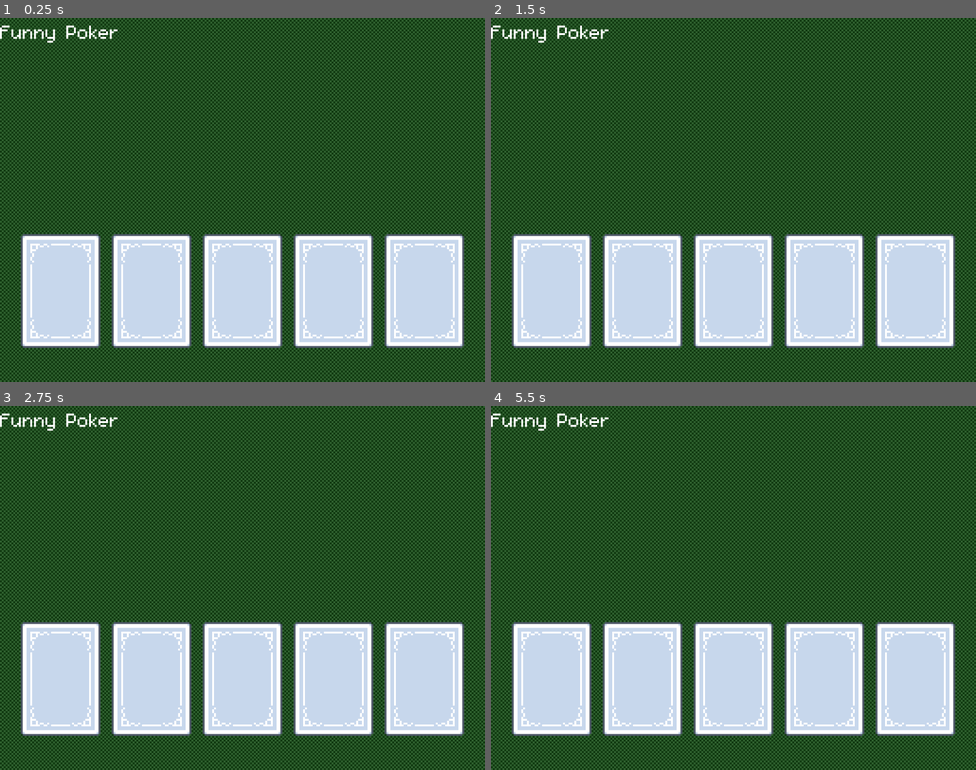
Above: before the commit, frames 1-4 (two rows, left to right).
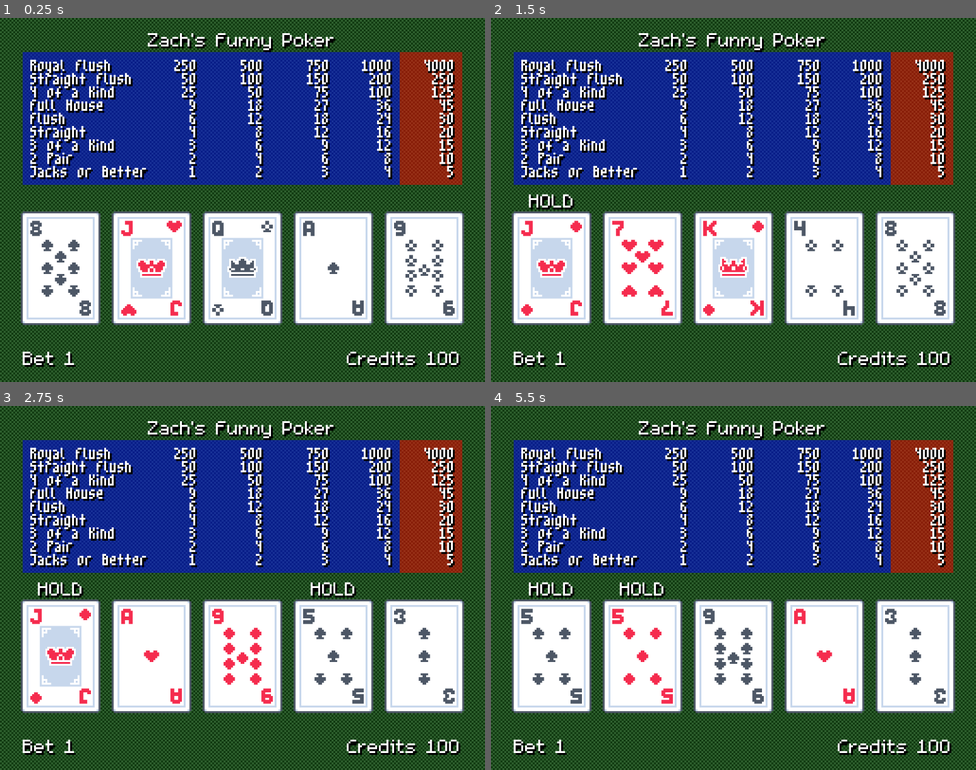
Above: after the commit, the same moments.

Repository: ZombieNW/PokerMachine
Game: Godot game, scene res://scenes/default.tscn
Two runs of this game, one before a commit and one after it. Both use one fixed random seed, a clock stepped at 60 frames per second and the inputs below.
Inputs:
- Up to frame 1 (0.25 s): no input
- Up to frame 2 (1.5 s): tap Enter (ui_accept) at 0.5, 0.77, 1.07 s; hold 1 (hold_1, bound only after the commit) 0.53-1.28 s; tap 2 (hold_2, bound only after the commit) at 0.8, 1.35 s
- Up to frame 3 (2.75 s): tap Enter (ui_accept) at 1.52, 1.82 s; tap 3 (hold_3, bound only after the commit) at 1.55 s; hold 3 (hold_3, bound only after the commit) from 2.03 s (still down); tap 4 (hold_4, bound only after the commit) at 2.3 s
- Up to frame 4 (5.5 s): tap Enter (ui_accept) at 2.75, 3.02, 3.32, 3.77, 3.8, 4.07, 4.35, 4.52, 4.82 s; release 3 (hold_3, bound only after the commit) at 2.78 s; tap 4 (hold_4, bound only after the commit) at 2.85 s; tap 5 (hold_5, bound only after the commit) at 3.05 s; hold 5 (hold_5, bound only after the commit) 3.53-4.28 s; tap 1 (hold_1, bound only after the commit) at 4.55 s; hold 1 (hold_1, bound only after the commit) from 5.03 s (still down); tap 2 (hold_2, bound only after the commit) at 5.3 s

The runs differ from the first frame. In frame 1, 58% of the frame differs, in the area x 0-96%, y 2-96%; in frame 2, 59%; in frame 3, 60%; in frame 4, 61%.
Error before the commit: Invalid type in function 'return_card' in base 'Node (deck.gd)'. Cannot convert argument 1 from Nil to String. (res://game/game_manager.gd:23)

Commit message:
Update Game Scene

Diff:
--- /dev/null
+++ b/assets/default.tres
@@ -0,0 +1,10 @@
+[gd_resource type="Theme" format=3 uid="uid://hn4y2jqemc3c"]
+
+[ext_resource type="FontFile" uid="uid://u4y1ab2wxs1d" path="res://assets/fonts/m5x7.ttf" id="1_c8gvj"]
+
+[resource]
+default_font = ExtResource("1_c8gvj")
+Label/colors/font_shadow_color = Color(0, 0, 0, 1)
+Label/constants/shadow_offset_x = 1
+Label/constants/shadow_offset_y = 1
+Label/constants/shadow_outline_size = 1
--- /dev/null
+++ b/assets/pricetables/blue_panel.tres
@@ -0,0 +1,4 @@
+[gd_resource type="StyleBoxFlat" format=3 uid="uid://bl6tb0bieynlp"]
+
+[resource]
+bg_color = Color(0, 0, 1, 0.5019608)
--- /dev/null
+++ b/assets/pricetables/red_panel.tres
@@ -0,0 +1,4 @@
+[gd_resource type="StyleBoxFlat" format=3 uid="uid://cd7dbc2w6wypx"]
+
+[resource]
+bg_color = Color(1, 0, 0, 0.5019608)
--- a/game/game_manager.gd
+++ b/game/game_manager.gd
@@ -1,10 +1,11 @@
 extends TileMapLayer
+
 const DeckScript = preload("uid://bdo7l5yfgwr6q")
+
 var DeckInstance
 
-var cards = [
-	null,null,null,null,null
-]
+var cards: Array[String] = ["", "", "", "", ""]
+var held: Array[int] = []
 
 # Called when the node enters the scene tree for the first time.
 func _ready() -> void:
@@ -14,22 +15,51 @@
 func _input(event: InputEvent) -> void:
 	if event.is_action_pressed("ui_accept"):
 		new_cards()
+	elif event.is_action_pressed("hold_1"):
+		if held.has(0): held.erase(0)
+		else: held.append(0)
+	elif event.is_action_pressed("hold_2"):
+		if held.has(1): held.erase(1)
+		else: held.append(1)
+	elif event.is_action_pressed("hold_3"):
+		if held.has(2): held.erase(2)
+		else: held.append(2)
+	elif event.is_action_pressed("hold_4"):
+		if held.has(3): held.erase(3)
+		else: held.append(3)
+	elif event.is_action_pressed("hold_5"):
+		if held.has(4): held.erase(4)
+		else: held.append(4)
+	refresh_hold_labels()
 
-func new_cards(held_card_indexes: Array[int] = []):
-	var cards_to_replace = range(cards.size())
-	cards_to_replace.erase(held_card_indexes)
+# Return cards in hand and get new cards (with option to hold back cards)
+func new_cards():
+	for i in range(cards.size()):
+		# Skip held cards
+		if i in held: continue
 
-	for index in cards_to_replace:
-		DeckInstance.return_card(cards[index])
-		cards[index] = DeckInstance.get_card()
-	refresh_cards()
+		# Return old card to deck
+		if cards[i]: DeckInstance.return_card(cards[i])
 
+		# Get new card
+		cards[i] = DeckInstance.get_card()
+	refresh_card_textures()
+
+# Get card texture file from card name string
 func get_card_texture(card_name: String) -> Texture:
 	return load("res://assets/kenney_playing-cards-pack/card_" + card_name + ".png")
 
-func refresh_cards() -> void:
+# Update card textures to reflect game cards
+func refresh_card_textures() -> void:
 	%Card1.texture = get_card_texture(cards[0])
 	%Card2.texture = get_card_texture(cards[1])
 	%Card3.texture = get_card_texture(cards[2])
 	%Card4.texture = get_card_texture(cards[3])
 	%Card5.texture = get_card_texture(cards[4])
+
+func refresh_hold_labels() -> void:
+	(%Card1.find_child("HoldLabel") as Label).visible = 0 in held
+	(%Card2.find_child("HoldLabel") as Label).visible = 1 in held
+	(%Card3.find_child("HoldLabel") as Label).visible = 2 in held
+	(%Card4.find_child("HoldLabel") as Label).visible = 3 in held
+	(%Card5.find_child("HoldLabel") as Label).visible = 4 in held
--- a/project.godot
+++ b/project.godot
@@ -20,6 +20,38 @@
 window/size/viewport_width=1024
 window/size/viewport_height=768
 
+[gui]
+
+theme/custom="uid://hn4y2jqemc3c"
+
+[input]
+
+hold_1={
+"deadzone": 0.2,
+"events": [Object(InputEventKey,"resource_local_to_scene":false,"resource_name":"","device":-1,"window_id":0,"alt_pressed":false,"shift_pressed":false,"ctrl_pressed":false,"meta_pressed":false,"pressed":false,"keycode":0,"physical_keycode":49,"key_label":0,"unicode":49,"location":0,"echo":false,"script":null)
+]
+}
+hold_2={
+"deadzone": 0.2,
+"events": [Object(InputEventKey,"resource_local_to_scene":false,"resource_name":"","device":-1,"window_id":0,"alt_pressed":false,"shift_pressed":false,"ctrl_pressed":false,"meta_pressed":false,"pressed":false,"keycode":0,"physical_keycode":50,"key_label":0,"unicode":50,"location":0,"echo":false,"script":null)
+]
+}
+hold_3={
+"deadzone": 0.2,
+"events": [Object(InputEventKey,"resource_local_to_scene":false,"resource_name":"","device":-1,"window_id":0,"alt_pressed":false,"shift_pressed":false,"ctrl_pressed":false,"meta_pressed":false,"pressed":false,"keycode":0,"physical_keycode":51,"key_label":0,"unicode":51,"location":0,"echo":false,"script":null)
+]
+}
+hold_4={
+"deadzone": 0.2,
+"events": [Object(InputEventKey,"resource_local_to_scene":false,"resource_name":"","device":-1,"window_id":0,"alt_pressed":false,"shift_pressed":false,"ctrl_pressed":false,"meta_pressed":false,"pressed":false,"keycode":0,"physical_keycode":52,"key_label":0,"unicode":52,"location":0,"echo":false,"script":null)
+]
+}
+hold_5={
+"deadzone": 0.2,
+"events": [Object(InputEventKey,"resource_local_to_scene":false,"resource_name":"","device":-1,"window_id":0,"alt_pressed":false,"shift_pressed":false,"ctrl_pressed":false,"meta_pressed":false,"pressed":false,"keycode":0,"physical_keycode":53,"key_label":0,"unicode":53,"location":0,"echo":false,"script":null)
+]
+}
+
 [physics]
 
 3d/physics_engine="Jolt Physics"
--- a/scenes/default.tscn
+++ b/scenes/default.tscn
@@ -4,6 +4,10 @@
 [ext_resource type="Texture2D" uid="uid://dhdwr17v841pc" path="res://assets/kenney_playing-cards-pack/card_back.png" id="2_7vjpr"]
 [ext_resource type="Script" uid="uid://dbvkhbhf3a3yn" path="res://game/game_manager.gd" id="2_ya6ni"]
 [ext_resource type="FontFile" uid="uid://u4y1ab2wxs1d" path="res://assets/fonts/m5x7.ttf" id="3_nvwnn"]
+[ext_resource type="FontFile" uid="uid://bwnbbjh76bptd" path="res://assets/fonts/m3x6.ttf" id="5_6y2o2"]
+[ext_resource type="StyleBox" uid="uid://bl6tb0bieynlp" path="res://assets/pricetables/blue_panel.tres" id="5_xprms"]
+[ext_resource type="StyleBox" uid="uid://cd7dbc2w6wypx" path="res://assets/pricetables/red_panel.tres" id="7_wdrtm"]
+[ext_resource type="Texture2D" uid="uid://ch31kk8jvb2gd" path="res://assets/game_over.png" id="8_wdrtm"]
 
 [sub_resource type="TileSetAtlasSource" id="TileSetAtlasSource_7vjpr"]
 texture = ExtResource("1_e232d")
@@ -18,46 +22,409 @@
 tile_set = SubResource("TileSet_nvwnn")
 script = ExtResource("2_ya6ni")
 
-[node name="HBoxContainer" type="HBoxContainer" parent="." unique_id=2033942536]
+[node name="TitleLabel" type="Label" parent="." unique_id=1976251904]
+custom_minimum_size = Vector2(81.615, 0)
+anchors_preset = 10
+anchor_right = 1.0
+offset_left = 12.0
+offset_top = 4.0
+offset_right = 244.0
+offset_bottom = 17.0
+grow_horizontal = 2
+size_flags_horizontal = 10
+theme_override_fonts/font = ExtResource("3_nvwnn")
+text = "Zach's Funny Poker"
+horizontal_alignment = 1
+vertical_alignment = 1
+
+[node name="CardContainer" type="HBoxContainer" parent="." unique_id=2033942536]
 anchors_preset = 12
 anchor_top = 1.0
 anchor_right = 1.0
 anchor_bottom = 1.0
 offset_left = 32.0
-offset_top = 144.0
+offset_top = 132.0
 offset_right = 224.0
-offset_bottom = 176.0
+offset_bottom = 164.0
 grow_horizontal = 2
 grow_vertical = 0
 size_flags_horizontal = 3
 alignment = 1
 
-[node name="Card1" type="Sprite2D" parent="HBoxContainer" unique_id=767906507]
+[node name="Card1" type="Sprite2D" parent="CardContainer" unique_id=767906507]
 unique_name_in_owner = true
 texture = ExtResource("2_7vjpr")
 
-[node name="Card2" type="Sprite2D" parent="HBoxContainer" unique_id=492045752]
+[node name="HoldLabel" type="Label" parent="CardContainer/Card1" unique_id=446956190]
+visible = false
+anchors_preset = 5
+anchor_left = 0.5
+anchor_right = 0.5
+offset_left = -52.0
+offset_top = -48.0
+offset_right = -12.0
+offset_bottom = -25.0
+grow_horizontal = 2
+theme_override_fonts/font = ExtResource("3_nvwnn")
+text = "HOLD"
+horizontal_alignment = 1
+vertical_alignment = 1
+
+[node name="Card2" type="Sprite2D" parent="CardContainer" unique_id=492045752]
 unique_name_in_owner = true
 position = Vector2(48, 0)
 texture = ExtResource("2_7vjpr")
 
-[node name="Card3" type="Sprite2D" parent="HBoxContainer" unique_id=1758767465]
+[node name="HoldLabel" type="Label" parent="CardContainer/Card2" unique_id=1716041818]
+visible = false
+anchors_preset = 5
+anchor_left = 0.5
+anchor_right = 0.5
+offset_left = -52.0
+offset_top = -48.0
+offset_right = -12.0
+offset_bottom = -25.0
+grow_horizontal = 2
+theme_override_fonts/font = ExtResource("3_nvwnn")
+text = "HOLD"
+horizontal_alignment = 1
+vertical_alignment = 1
+
+[node name="Card3" type="Sprite2D" parent="CardContainer" unique_id=1758767465]
 unique_name_in_owner = true
 position = Vector2(96, 0)
 texture = ExtResource("2_7vjpr")
 
-[node name="Card4" type="Sprite2D" parent="HBoxContainer" unique_id=1797435755]
+[node name="HoldLabel" type="Label" parent="CardContainer/Card3" unique_id=181660337]
+visible = false
+anchors_preset = 5
+anchor_left = 0.5
+anchor_right = 0.5
+offset_left = -52.0
+offset_top = -48.0
+offset_right = -12.0
+offset_bottom = -25.0
+grow_horizontal = 2
+theme_override_fonts/font = ExtResource("3_nvwnn")
+text = "HOLD"
+horizontal_alignment = 1
+vertical_alignment = 1
+
+[node name="Card4" type="Sprite2D" parent="CardContainer" unique_id=1797435755]
 unique_name_in_owner = true
 position = Vector2(144, 0)
 texture = ExtResource("2_7vjpr")
 
-[node name="Card5" type="Sprite2D" parent="HBoxContainer" unique_id=617112430]
+[node name="HoldLabel" type="Label" parent="CardContainer/Card4" unique_id=1525834992]
+visible = false
+anchors_preset = 5
+anchor_left = 0.5
+anchor_right = 0.5
+offset_left = -52.0
+offset_top = -48.0
+offset_right = -12.0
+offset_bottom = -25.0
+grow_horizontal = 2
+theme_override_fonts/font = ExtResource("3_nvwnn")
+text = "HOLD"
+horizontal_alignment = 1
+vertical_alignment = 1
+
+[node name="Card5" type="Sprite2D" parent="CardContainer" unique_id=617112430]
 unique_name_in_owner = true
 position = Vector2(192, 0)
 texture = ExtResource("2_7vjpr")
 
-[node name="Label" type="Label" parent="." unique_id=2064427043]
-offset_right = 128.75
-offset_bottom = 23.0
-theme_override_fonts/font = ExtResource("3_nvwnn")
-text = "Funny Poker"
+[node name="HoldLabel" type="Label" parent="CardContainer/Card5" unique_id=1451411207]
+visible = false
+anchors_preset = 5
+anchor_left = 0.5
+anchor_right = 0.5
+offset_left = -52.0
+offset_top = -48.0
+offset_right = -12.0
+offset_bottom = -25.0
+grow_horizontal = 2
+theme_override_fonts/font = ExtResource("3_nvwnn")
+text = "HOLD"
+horizontal_alignment = 1
+vertical_alignment = 1
+
+[node name="CreditContainer" type="HBoxContainer" parent="." unique_id=588009567]
+anchors_preset = 12
+anchor_top = 1.0
+anchor_right = 1.0
+anchor_bottom = 1.0
+offset_left = 12.0
+offset_top = 172.0
+offset_right = 244.0
+offset_bottom = 185.0
+grow_horizontal = 2
+grow_vertical = 0
+
+[node name="BetLabel" type="Label" parent="CreditContainer" unique_id=2064427043]
+custom_minimum_size = Vector2(81.615, 0)
+layout_mode = 2
+size_flags_horizontal = 2
+theme_override_fonts/font = ExtResource("3_nvwnn")
+text = "Bet 1"
+vertical_alignment = 1
+
+[node name="CreditLabel" type="Label" parent="CreditContainer" unique_id=1962901909]
+custom_minimum_size = Vector2(81.615, 0)
+layout_mode = 2
+size_flags_horizontal = 10
+theme_override_fonts/font = ExtResource("3_nvwnn")
+text = "Credits 100"
+horizontal_alignment = 2
+vertical_alignment = 1
+
+[node name="PriceTable" type="GridContainer" parent="." unique_id=294860843]
+anchors_preset = 15
+anchor_right = 1.0
+anchor_bottom = 1.0
+offset_left = 12.0
+offset_top = 18.0
+offset_right = 244.0
+offset_bottom = 88.0
+grow_horizontal = 2
+grow_vertical = 2
+theme_override_constants/h_separation = 0
+theme_override_constants/v_separation = 0
+columns = 6
+
+[node name="HandPanel" type="Panel" parent="PriceTable" unique_id=1398277652]
+custom_minimum_size = Vector2(64, 0)
+layout_mode = 2
+size_flags_horizontal = 3
+size_flags_vertical = 3
+theme_override_styles/panel = ExtResource("5_xprms")
+
+[node name="MarginContainer" type="MarginContainer" parent="PriceTable/HandPanel" unique_id=194337535]
+layout_mode = 1
+anchors_preset = 15
+anchor_right = 1.0
+anchor_bottom = 1.0
+offset_left = 4.0
+offset_top = -4.0
+offset_right = 27.0
+offset_bottom = 1.0
+grow_horizontal = 2
+grow_vertical = 2
+
+[node name="Label" type="Label" parent="PriceTable/HandPanel/MarginContainer" unique_id=1965861119]
+z_index = 5
+layout_mode = 2
+size_flags_horizontal = 0
+theme_override_constants/line_spacing = -6
+theme_override_fonts/font = ExtResource("5_6y2o2")
+text = "Royal Flush
+Straight Flush
+4 of a Kind
+Full House
+Flush
+Straight
+3 of a Kind
+2 Pair
+Jacks or Better"
+vertical_alignment = 1
+
+[node name="CreditPanel1" type="Panel" parent="PriceTable" unique_id=374392308]
+layout_mode = 2
+size_flags_horizontal = 3
+size_flags_vertical = 3
+theme_override_styles/panel = ExtResource("5_xprms")
+
+[node name="MarginContainer" type="MarginContainer" parent="PriceTable/CreditPanel1" unique_id=994590925]
+layout_mode = 1
+anchors_preset = 6
+anchor_left = 1.0
+anchor_top = 0.5
+anchor_right = 1.0
+anchor_bottom = 0.5
+offset_left = -21.0
+offset_top = -36.0
+offset_right = -6.0
+offset_bottom = 33.0
+grow_horizontal = 0
+grow_vertical = 2
+
+[node name="Label" type="Label" parent="PriceTable/CreditPanel1/MarginContainer" unique_id=822155934]
+z_index = 5
+layout_mode = 2
+size_flags_horizontal = 8
+theme_override_constants/line_spacing = -6
+theme_override_fonts/font = ExtResource("5_6y2o2")
+text = "250
+50
+25
+9
+6
+4
+3
+2
+1"
+horizontal_alignment = 2
+vertical_alignment = 1
+
+[node name="CreditPanel2" type="Panel" parent="PriceTable" unique_id=138778542]
+layout_mode = 2
+size_flags_horizontal = 3
+size_flags_vertical = 3
+theme_override_styles/panel = ExtResource("5_xprms")
+
+[node name="MarginContainer" type="MarginContainer" parent="PriceTable/CreditPanel2" unique_id=199384565]
+layout_mode = 1
+anchors_preset = 6
+anchor_left = 1.0
+anchor_top = 0.5
+anchor_right = 1.0
+anchor_bottom = 0.5
+offset_left = -20.0
+offset_top = -36.0
+offset_right = -5.0
+offset_bottom = 33.0
+grow_horizontal = 0
+grow_vertical = 2
+
+[node name="Label" type="Label" parent="PriceTable/CreditPanel2/MarginContainer" unique_id=1690747959]
+z_index = 5
+layout_mode = 2
+size_flags_horizontal = 8
+size_flags_vertical = 0
+theme_override_constants/line_spacing = -6
+theme_override_fonts/font = ExtResource("5_6y2o2")
+text = "500
+100
+50
+18
+12
+8
+6
+4
+2"
+horizontal_alignment = 2
+vertical_alignment = 1
+
+[node name="CreditPanel3" type="Panel" parent="PriceTable" unique_id=595321468]
+layout_mode = 2
+size_flags_horizontal = 3
+size_flags_vertical = 3
+theme_override_styles/panel = ExtResource("5_xprms")
+
+[node name="MarginContainer" type="MarginContainer" parent="PriceTable/CreditPanel3" unique_id=943043815]
+layout_mode = 1
+anchors_preset = 6
+anchor_left = 1.0
+anchor_top = 0.5
+anchor_right = 1.0
+anchor_bottom = 0.5
+offset_left = -20.0
+offset_top = -36.0
+offset_right = -4.0
+offset_bottom = 33.0
+grow_horizontal = 0
+grow_vertical = 2
+
+[node name="Label" type="Label" parent="PriceTable/CreditPanel3/MarginContainer" unique_id=656612290]
+z_index = 5
+layout_mode = 2
+size_flags_horizontal = 8
+size_flags_vertical = 0
+theme_override_constants/line_spacing = -6
+theme_override_fonts/font = ExtResource("5_6y2o2")
+text = "750
+150
+75
+27
+18
+12
+9
+6
+3"
+horizontal_alignment = 2
+vertical_alignment = 1
+
+[node name="CreditPanel4" type="Panel" parent="PriceTable" unique_id=1391432485]
+layout_mode = 2
+size_flags_horizontal = 3
+size_flags_vertical = 3
+theme_override_styles/panel = ExtResource("5_xprms")
+
+[node name="MarginContainer" type="MarginContainer" parent="PriceTable/CreditPanel4" unique_id=1821402515]
+layout_mode = 1
+anchors_preset = 6
+anchor_left = 1.0
+anchor_top = 0.5
+anchor_right = 1.0
+anchor_bottom = 0.5
+offset_left = -20.0
+offset_top = -36.0
+offset_right = -4.0
+offset_bottom = 33.0
+grow_horizontal = 0
+grow_vertical = 2
+
+[node name="Label" type="Label" parent="PriceTable/CreditPanel4/MarginContainer" unique_id=1719627167]
+z_index = 5
+layout_mode = 2
+size_flags_horizontal = 8
+size_flags_vertical = 0
+theme_override_constants/line_spacing = -6
+theme_override_fonts/font = ExtResource("5_6y2o2")
+text = "1000
+200
+100
+36
+24
+16
+12
+8
+4"
+horizontal_alignment = 2
+vertical_alignment = 1
+
+[node name="CreditPanel5" type="Panel" parent="PriceTable" unique_id=1930357177]
+layout_mode = 2
+size_flags_horizontal = 3
+size_flags_vertical = 3
+theme_override_styles/panel = ExtResource("7_wdrtm")
+
+[node name="MarginContainer" type="MarginContainer" parent="PriceTable/CreditPanel5" unique_id=1758937847]
+layout_mode = 1
+anchors_preset = 6
+anchor_left = 1.0
+anchor_top = 0.5
+anchor_right = 1.0
+anchor_bottom = 0.5
+offset_left = -20.0
+offset_top = -36.0
+offset_right = -4.0
+offset_bottom = 33.0
+grow_horizontal = 0
+grow_vertical = 2
+
+[node name="Label" type="Label" parent="PriceTable/CreditPanel5/MarginContainer" unique_id=2099379302]
+z_index = 5
+layout_mode = 2
+size_flags_horizontal = 8
+size_flags_vertical = 0
+theme_override_constants/line_spacing = -6
+theme_override_fonts/font = ExtResource("5_6y2o2")
+text = "4000
+250
+125
+45
+30
+20
+15
+10
+5"
+horizontal_alignment = 2
+vertical_alignment = 1
+
+[node name="GameOver" type="Sprite2D" parent="." unique_id=283416278]
+visible = false
+z_index = 10
+position = Vector2(128, 96)
+texture = ExtResource("8_wdrtm")
Binary file added: assets/fonts/m3x6.ttf
Not shown, added: assets/fonts/m3x6.ttf.import
Binary file added: assets/game_over.png
Not shown, added: assets/game_over.png.import
